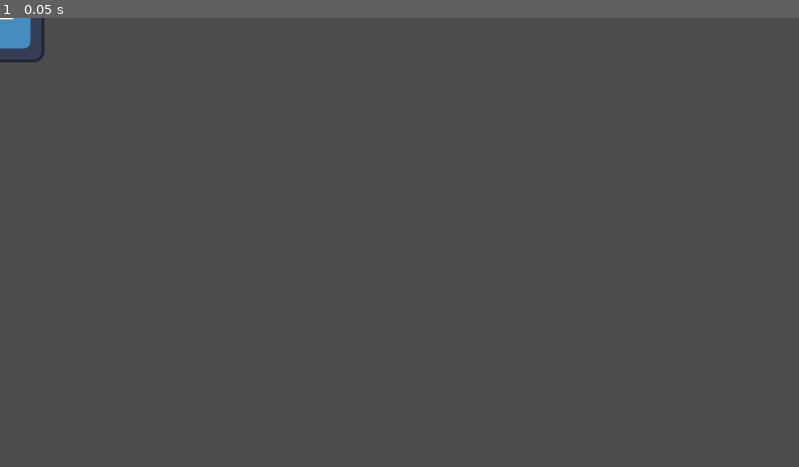
Above: before the commit, frame 1.
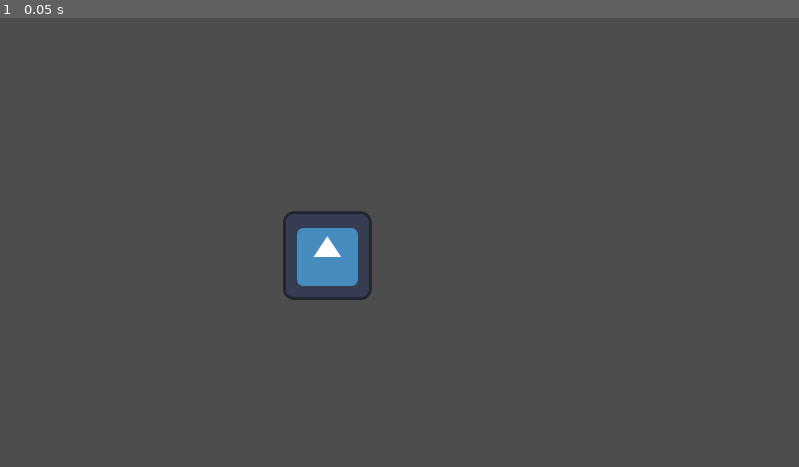
Above: after the commit, the same moment.

Repository: bezark/Collaboration-Demo
Game: Godot game, scene res://main.tscn
Same seed, same stepped clock (60 frames per second), same inputs: the game is played once before the commit and once after it. Before the commit the project has no main scene; this scene is started directly in both runs. The engine's default icon, where the game draws it, is replaced by a stand-in: a white triangle on a blue panel in a dark square.
Inputs:
- Up to frame 1 (0.05 s): no input

The runs differ from the first frame. In frame 1, 1.6% of the frame differs, in the area x 0-47%, y 0-63%.

Commit message:
Set Main Scene
I moved the robot

Diff:
--- a/CollaborationDemo/main.tscn
+++ b/CollaborationDemo/main.tscn
@@ -5,4 +5,5 @@
 [node name="Node2D" type="Node2D"]
 
 [node name="Sprite2D" type="Sprite2D" parent="."]
+position = Vector2(472, 343)
 texture = ExtResource("1_fuxma")
--- a/CollaborationDemo/project.godot
+++ b/CollaborationDemo/project.godot
@@ -11,5 +11,6 @@
 [application]
 
 config/name="CollaborationDemo"
+run/main_scene="res://main.tscn"
 config/features=PackedStringArray("4.2", "Forward Plus")
 config/icon="res://icon.svg"
